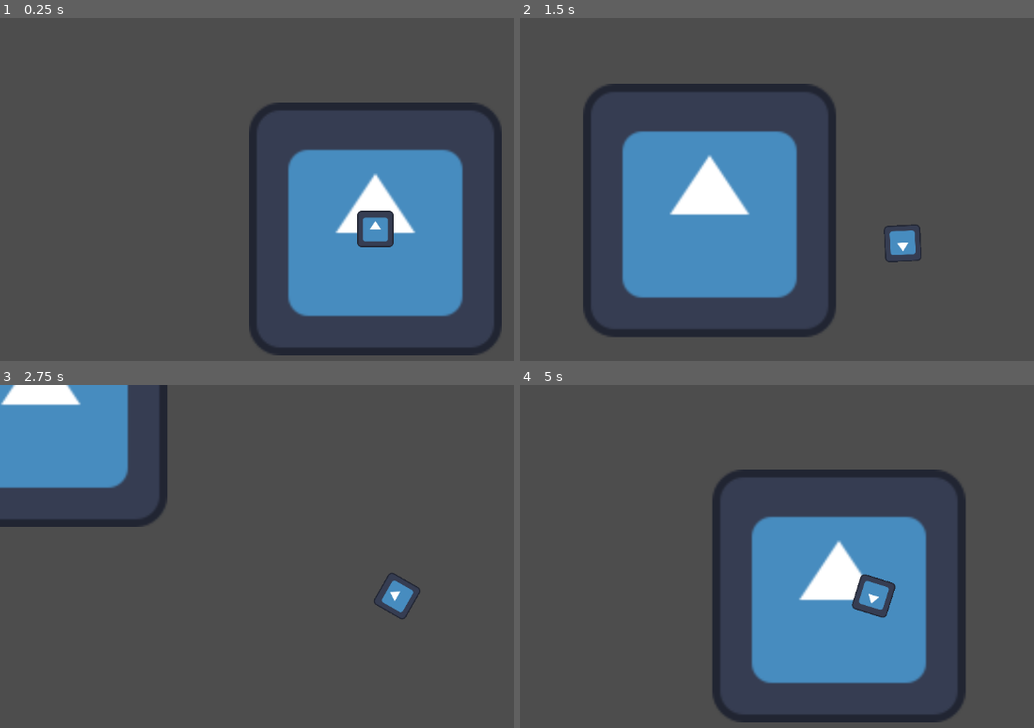
Above: before the commit, frames 1-4 (two rows, left to right).
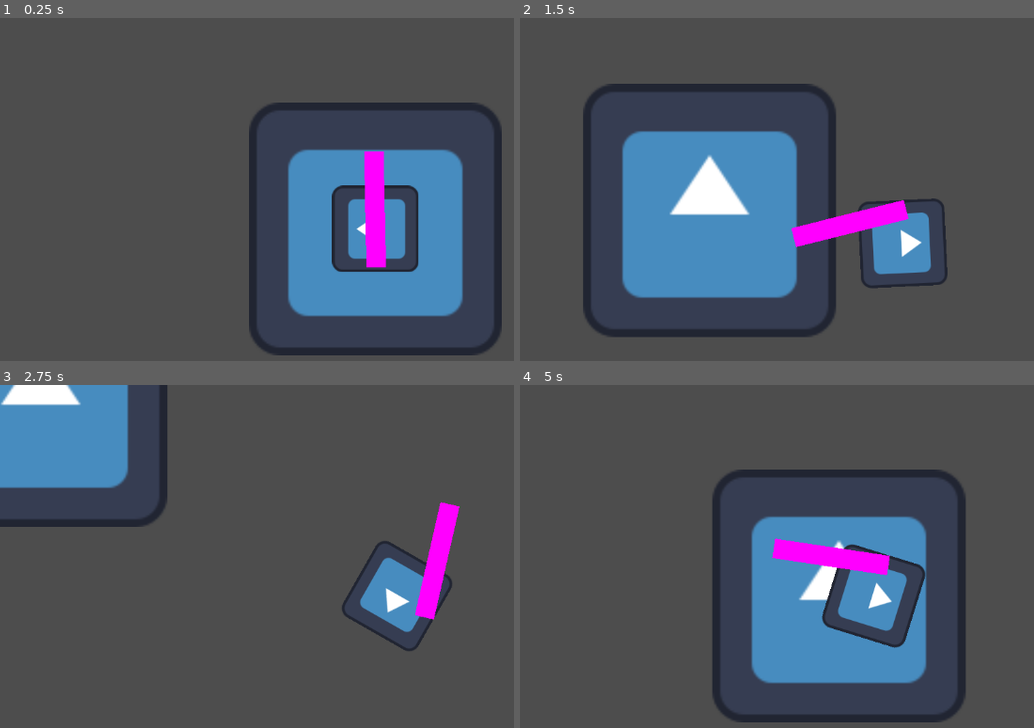
Above: after the commit, the same moments.

Repository: noname7777G/minijam_rvcc
Game: Godot game, scene res://scenes/world.tscn
The game is run twice, just before and just after one commit, with the same random seed, the same clock (stepped at 60 frames per second) and the same inputs. Before the commit the project starts from res://scenes/word.tscn. The engine's default icon, where the game draws it, is replaced by a stand-in: a white triangle on a blue panel in a dark square.
Inputs (mouse positions are in pixels of both pictures, inside the frame that each line leads up to):
- Up to frame 1 (0.25 s): no input
- Up to frame 2 (1.5 s): tap Enter at 0.5 s; move the mouse to (outside the picture) at 0.52 s; hold Right (ui_right) 0.53-1.28 s; click (outside the picture) at 0.6 s; move the mouse to (746, 251) at 1.27 s; hold Down (ui_down) from 1.28 s (still down); tap 4 (Swap_to_grenade) at 1.35 s
- Up to frame 3 (2.75 s): click (226, 618) at 1.55 s; move the mouse to (452, 501) at 2.02 s; release Down (ui_down) at 2.03 s; hold Right (ui_right) from 2.03 s (still down); click (452, 501) at 2.1 s
- Up to frame 4 (5 s): move the mouse to (859, 679) at 2.77 s; release Right (ui_right) at 2.78 s; hold Up (ui_up) 2.78-3.53 s; tap 1 (swap_to_auto_gun) at 2.85 s; click (859, 679) at 3.05 s; move the mouse to (outside the picture) at 3.52 s; hold 2 (swap_to_shotgun) 3.53-4.28 s; hold Left (ui_left) from 3.53 s (still down); click (outside the picture) at 3.8 s; move the mouse to (669, 532) at 4.27 s; tap 3 (swap_to_shuriken) at 4.35 s; click (669, 532) at 4.55 s

The runs differ from the first frame. In frame 1, 4.1% of the frame differs, in the area x 64-82%, y 38-74%; in frame 2, 3.4%; in frame 3, 3.4%; in frame 4, 4.1%.
Error after the commit: Invalid call. Nonexistent function 'shoot' in base 'Nil'. (res://scripts/player.gd:49)

Commit message:
created auto_gun scene and further developed base_weapon and base_projectile

Diff:
--- a/project.godot
+++ b/project.godot
@@ -11,7 +11,7 @@
 [application]
 
 config/name="minijam_rvcc"
-run/main_scene="res://scenes/word.tscn"
+run/main_scene="res://scenes/world.tscn"
 config/features=PackedStringArray("4.3", "Forward Plus")
 config/icon="res://assets/icon.svg"
 
--- a/scenes/base_scenes/base_projectile.tscn
+++ b/scenes/base_scenes/base_projectile.tscn
@@ -7,7 +7,7 @@
 [sub_resource type="RectangleShape2D" id="RectangleShape2D_nfxno"]
 size = Vector2(6, 10)
 
-[node name="Bullet" type="Area2D"]
+[node name="base_projectile" type="Area2D"]
 script = ExtResource("1_k5de7")
 metadata/velocity = Vector2(0, 0)
 
@@ -22,4 +22,4 @@
 scale = Vector2(3, 3)
 shape = SubResource("RectangleShape2D_nfxno")
 
-[connection signal="body_entered" from="." to="." method="_on_bullet_body_entered"]
+[connection signal="body_entered" from="." to="." method="_on_body_entered"]
--- a/scenes/player.tscn
+++ b/scenes/player.tscn
@@ -1,23 +1,21 @@
-[gd_scene load_steps=4 format=3 uid="uid://bcjs30ogm2vg"]
+[gd_scene load_steps=5 format=3 uid="uid://bcjs30ogm2vg"]
 
 [ext_resource type="Script" path="res://scripts/player.gd" id="1_h6xcm"]
 [ext_resource type="Texture2D" uid="uid://daxqel3cb5go8" path="res://assets/icon.svg" id="2_bnj1d"]
+[ext_resource type="PackedScene" uid="uid://diqsh45b5mt5v" path="res://scenes/weapons/auto_gun.tscn" id="3_ttdxw"]
 
 [sub_resource type="CircleShape2D" id="CircleShape2D_8nql4"]
-radius = 29.0172
+radius = 70.3491
 
-[node name="player" type="CharacterBody2D"]
+[node name="player" type="CharacterBody2D" node_paths=PackedStringArray("auto_gun_scene")]
 script = ExtResource("1_h6xcm")
-max_speed = null
-accel = null
-max_energy = null
-base_energy_loss = null
-movement_energy_loss = null
+auto_gun_scene = NodePath("Auto_gun")
 metadata/MAX_SPEED = 300.0
 metadata/ACCEL = 2.0
 
 [node name="Sprite2D" type="Sprite2D" parent="."]
-scale = Vector2(0.4375, 0.4375)
+rotation = -1.5708
+scale = Vector2(1.03906, 1.03906)
 texture = ExtResource("2_bnj1d")
 
 [node name="CollisionShape2D" type="CollisionShape2D" parent="."]
@@ -26,3 +24,6 @@
 [node name="Camera2D" type="Camera2D" parent="."]
 position_smoothing_enabled = true
 position_smoothing_speed = 10.0
+
+[node name="Auto_gun" parent="." instance=ExtResource("3_ttdxw")]
+position = Vector2(1, 50)
--- a/scenes/weapons/auto_gun.tscn
+++ b/scenes/weapons/auto_gun.tscn
@@ -1,10 +1,22 @@
-[gd_scene load_steps=2 format=3 uid="uid://diqsh45b5mt5v"]
+[gd_scene load_steps=3 format=3 uid="uid://diqsh45b5mt5v"]
 
 [ext_resource type="PackedScene" uid="uid://b0fdbiun0go7d" path="res://scenes/base_scenes/base_weapon.tscn" id="1_uf2y5"]
+[ext_resource type="PackedScene" uid="uid://b4ysrxvuy0q30" path="res://scenes/weapons/auto_gun_projectile.tscn" id="2_yddto"]
 
 [node name="Auto_gun" instance=ExtResource("1_uf2y5")]
-shot_cooldown = 0.2
-swap_cooldown = 0.3
 energy_cost = 3.0
-recoil = 5.0
 is_automatic = true
+_shot_cooldown = 0.2
+_swap_cooldown = 0.3
+_recoil = 5.0
+projectile_scene = ExtResource("2_yddto")
+
+[node name="Sprite2D" parent="." index="0"]
+position = Vector2(80, 0)
+scale = Vector2(178, 30)
+
+[node name="muzzle" parent="." index="1"]
+position = Vector2(169, 0)
+
+[node name="AnimatedSprite2D" parent="." index="3"]
+position = Vector2(169, 0)
--- /dev/null
+++ b/scenes/weapons/auto_gun_projectile.tscn
@@ -0,0 +1,12 @@
+[gd_scene load_steps=2 format=3 uid="uid://b4ysrxvuy0q30"]
+
+[ext_resource type="PackedScene" uid="uid://caatcv0ddtjg5" path="res://scenes/base_scenes/base_projectile.tscn" id="1_4pc6g"]
+
+[node name="auto_gun_projectile" instance=ExtResource("1_4pc6g")]
+damage = 5.0
+speed = 600.0
+max_range = 1000.0
+time_limit = 10000.0
+
+[node name="Sprite2D" parent="." index="0"]
+z_index = 100
--- a/scenes/word.tscn
+++ /dev/null
@@ -1,19 +0,0 @@
-[gd_scene load_steps=3 format=3 uid="uid://dy3eucyvapp6c"]
-
-[ext_resource type="PackedScene" uid="uid://bcjs30ogm2vg" path="res://scenes/player.tscn" id="1_okg38"]
-[ext_resource type="Texture2D" uid="uid://daxqel3cb5go8" path="res://assets/icon.svg" id="3_u4i8b"]
-
-[node name="World" type="Node2D"]
-
-[node name="player" parent="." instance=ExtResource("1_okg38")]
-motion_mode = 1
-max_speed = 400.0
-accel = 10.0
-max_energy = 100.0
-base_energy_loss = 1.0
-movement_energy_loss = 1.0
-
-[node name="DEBUG_B" type="Sprite2D" parent="."]
-z_index = -1
-scale = Vector2(3.03516, 3.03516)
-texture = ExtResource("3_u4i8b")
--- /dev/null
+++ b/scenes/world.tscn
@@ -0,0 +1,14 @@
+[gd_scene load_steps=3 format=3 uid="uid://dy3eucyvapp6c"]
+
+[ext_resource type="PackedScene" uid="uid://bcjs30ogm2vg" path="res://scenes/player.tscn" id="1_yofxk"]
+[ext_resource type="Texture2D" uid="uid://daxqel3cb5go8" path="res://assets/icon.svg" id="2_1nopr"]
+
+[node name="World" type="Node2D"]
+
+[node name="player" parent="." instance=ExtResource("1_yofxk")]
+motion_mode = 1
+
+[node name="DEBUG_B" type="Sprite2D" parent="."]
+z_index = -1
+scale = Vector2(3.03516, 3.03516)
+texture = ExtResource("2_1nopr")
--- a/scripts/player.gd
+++ b/scripts/player.gd
@@ -45,7 +45,8 @@
 		_current_weapon = grenade_scene
 
 	if Input.is_action_just_pressed("shoot"): #### fire gun here
-		pass
+		print("bang")
+		_current_weapon.shoot(velocity)
 
 func _do_energy_cost(delta):
 	_current_energy -= delta * base_energy_loss
@@ -54,6 +55,10 @@
 		_current_energy -= delta * movement_energy_loss
 
 #### CALLBACKS ####
+func _ready():
+	_current_weapon = auto_gun_scene
+	_current_energy = max_energy
+
 func _process(delta: float) -> void:
 
 	_get_user_input()
--- a/scripts/weapons/base_projectile.gd
+++ b/scripts/weapons/base_projectile.gd
@@ -1,5 +1,5 @@
 extends Area2D
-class_name projectile
+class_name base_projectile
 
 #### EXPORT PROPERTIES ###
 @export var damage: float
@@ -10,13 +10,25 @@
 @export var time_limit: float
 
 #### PUBLIC PROPERTIES ####
-var velocity: Vector2
 
 #### PRIVATE PROPERTIES ####
 var _shooter: Node2D
+var _initial_velocity: Vector2
+var _trajectory: Vector2
 
 var _timer: float
 var _remaining_range: float
+
+@onready var _sprite = $Sprite2D
+
+#### NODE/ASSET EXPORTS ####
+@export var on_expire_scene: PackedScene
+
+#### PUBLIC METHODS ####
+func initialize(init_velocity: Vector2, trajectory: Vector2):
+	_initial_velocity = init_velocity
+	_trajectory = trajectory
+	look_at(global_position + _trajectory)
 
 #### CALLBACKS ####
 func _init():
@@ -24,22 +36,27 @@
 	_timer = time_limit
 	_remaining_range = max_range
 
-func _ready():
-	reparent($"/world")
-	$sprite.look_at() #Do this better.
-
 func _process(delta: float) -> void:
-	var new_pos = velocity * speed * delta
+	var new_pos = (_trajectory * speed * delta) + _initial_velocity
 	position += new_pos
 
-	$sprite.look_at() #Do this better.
+	_sprite.look_at(position + new_pos) #Do this better.
 
-	_timer -= delta
+	if !is_zero_approx(_timer):
+		_timer -= delta
+	else:
+		queue_free()
 
-	_remaining_range -= new_pos.length()
+	if !is_zero_approx(_remaining_range):
+		_remaining_range -= new_pos.length()
+	else:
+		queue_free()
 
 #### SIGNALS ####
-func _on_bullet_body_entered(body: CharacterBody2D):
+func _on_body_entered(body:Node2D) -> void:
 	if body != _shooter:
 		queue_free()
-		body._on_bullet_body_entered(damage)
+		var body_class = body.get_class()
+
+		if body_class == "base_entity":
+			body.on_hit(damage)
--- a/scripts/weapons/base_weapon.gd
+++ b/scripts/weapons/base_weapon.gd
@@ -1,29 +1,30 @@
 extends Node2D
 class_name base_weapon
 
-#### EXPORTED PROPERTIES ####
-@export var shot_cooldown: float
-@export var swap_cooldown: float
-
-@export var projectile_spread: float
-@export var projectile_count: int = 1
-
+#### PUBLIC PROPERTIES ####
 @export var energy_cost: float
-
-@export var recoil: float
 @export var is_automatic: bool = false
 
+var can_shoot: bool
+var can_swap: bool
+
 #### PRIVATE PROPERTIES ####
+@export var _shot_cooldown: float
+@export var _swap_cooldown: float
+
+@export var _projectile_spread: float
+@export var _projectile_count: int = 1
+
+@export var _recoil: float
+
 var _shot_timer: float
 var _swap_timer: float
 
+@onready var _muzzle = $muzzle
+@onready var _trajectory = $trajectory
+
 #### ASSET/NODE EXPORTS ####
-@export var muzzle: Marker2D
-@export var trajectory: Marker2D
-
 @export var projectile_scene: PackedScene
-
-@export var on_expire_scene: PackedScene
 
 #### CALLBACKS ####
 func _init():
@@ -31,30 +32,57 @@
 	_swap_timer = 0
 
 func _process(delta: float) -> void:
+	look_at(get_global_mouse_position())
+
 	if !is_zero_approx(_swap_timer):
 		_swap_timer -= delta
 	else:
-		_swap_timer = 0
+		can_swap = true
 
 	if !is_zero_approx(_shot_timer):
 		_shot_timer -= delta
 	else:
-		_shot_timer = 0
+		can_shoot = true
 
 #### PRIVATE FUNCTIONS ####
 func _do_recoil():
 	pass
 
 #### PUBLIC METHODS ####
+func swap_to():
+	_swap_timer = _swap_cooldown
+	can_swap = false
+
 func shoot(entity_velocity: Vector2):
-	if _shot_timer != 0:
+	if !can_shoot:
+		print("oof")
 		return
 
-	if projectile_count > 1:
-		pass
+	if _projectile_count == 1:
+		var projectile = projectile_scene.instantiate()
+
+		projectile.initialize(entity_velocity, _trajectory.position)
+
+		projectile.visible = true
+		projectile.reparent($"/World")
 	else:
-		pass
+		var start_angle = -(_projectile_spread / 2)
+		var between_angle = _projectile_spread / _projectile_count
+
+		var projectile_trajectory: Vector2
+
+		for p in range(_projectile_count):
+			var current_shot_angle = start_angle + (between_angle * p)
+
+			projectile_trajectory.x = cos(current_shot_angle)
+			projectile_trajectory.y = sin(current_shot_angle)
+
+			var projectile = projectile_scene.instantiate()
+
+			projectile.initialize(entity_velocity, projectile_trajectory)
+			projectile.reparent($"World")
 
 	_do_recoil()
 
-	_shot_timer = shot_cooldown
+	_shot_timer = _shot_cooldown
+	can_shoot = false
